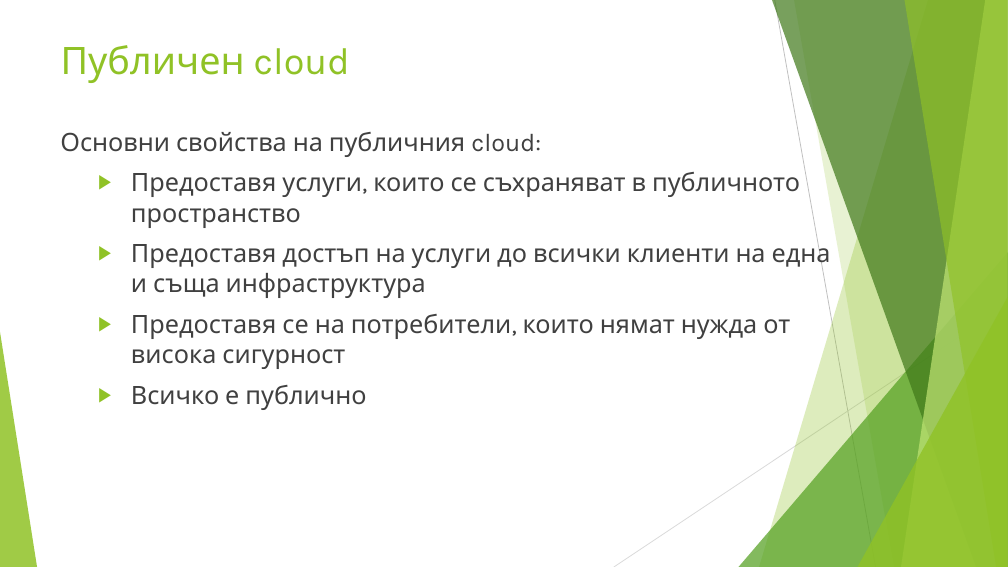
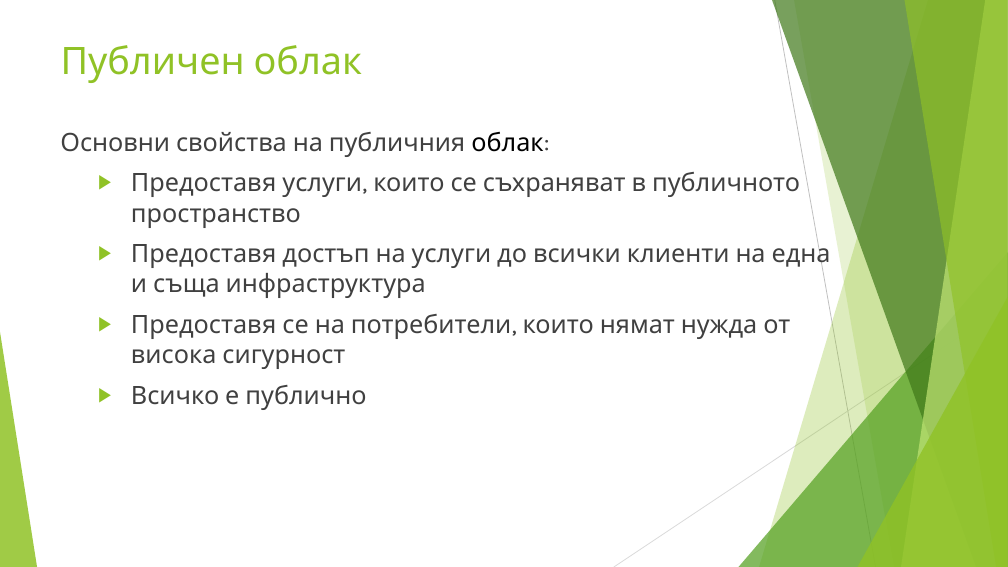
Before and after one commit to enchobelezirev/CloudComputing, a slide deck: slide 18 of CLOUD COMPUTING.pptx. Drawn at 1008x567 pixels with LibreOffice and Linux fonts; fonts in the diff are those of the drawing. Boxes give left, top, right and bottom in pixels: in the first picture for what was removed or moved away, otherwise in the second. Text is boxed around its words. In the diff, an @@ line names an element or a change of style, - is before the commit and + after.

```diff
--- a/CLOUD COMPUTING.pptx
+++ b/CLOUD COMPUTING.pptx
@@ text at <box>61,45,362,83</box>: text changed @@
-Публичен cloud
+Публичен облак
@@ text at <box>60,131,549,157</box>: text changed @@
-Основни свойства на публичния cloud:
+Основни свойства на публичния облак:
```
Also in this commit, not shown: 9 other slides changed, 5 other files.
